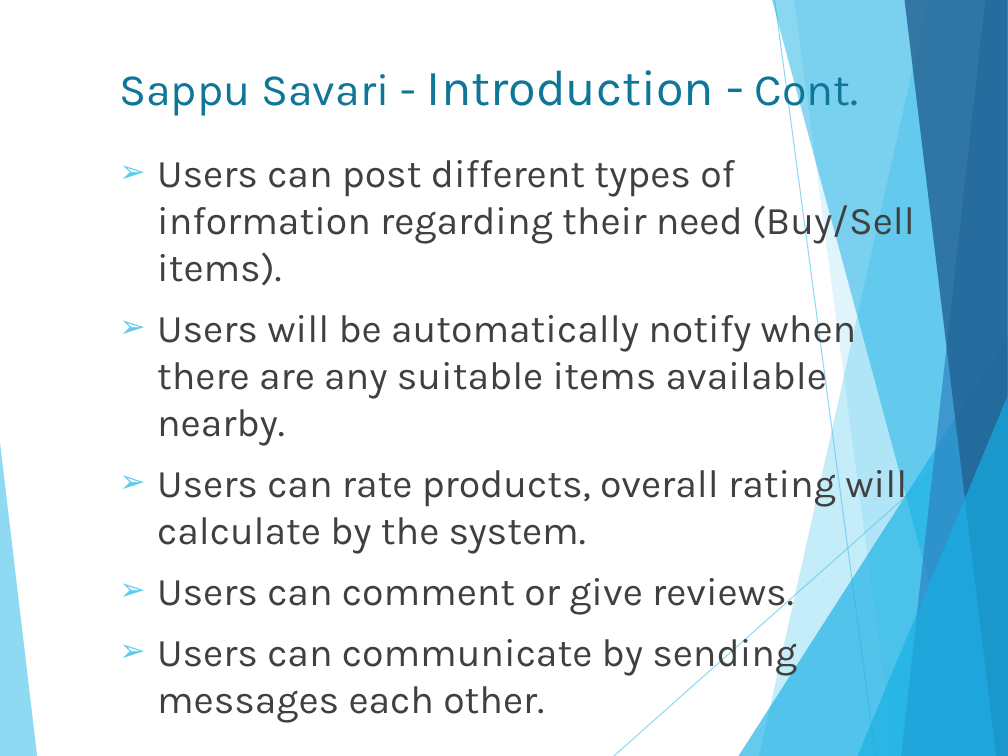
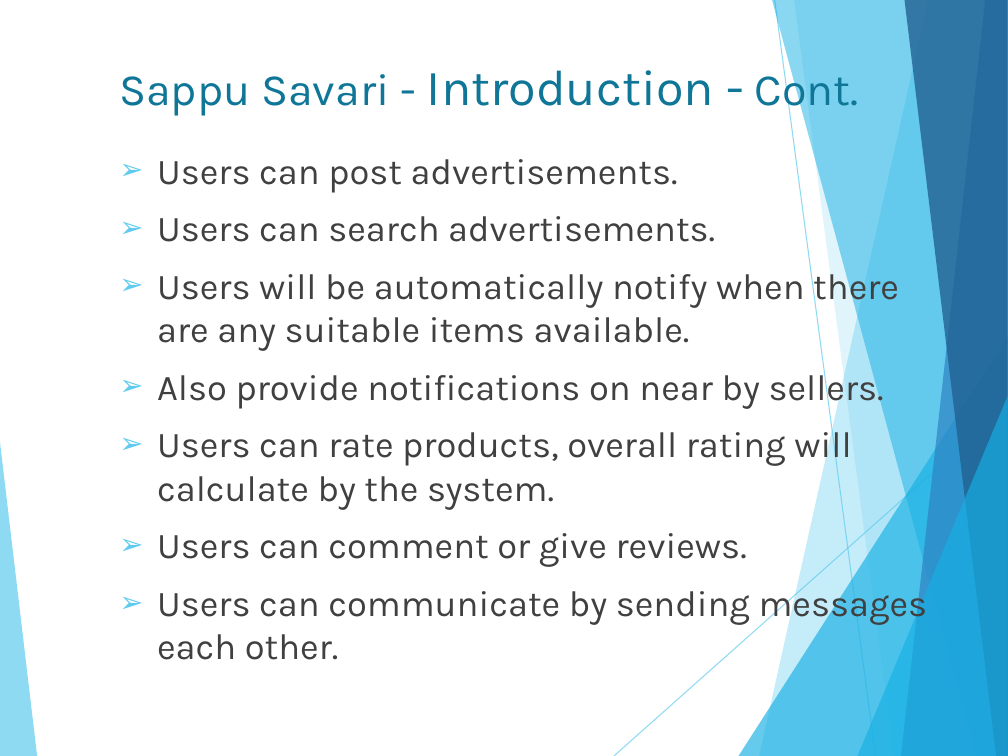
Before and after one commit to isurudewasurendra/SappuSavari, a slide deck: slide 4 of documentation/Location Based Mobile Marketing System.pptx. Drawn at 1008x756 pixels with LibreOffice and Linux fonts; fonts in the diff are those of the drawing. Boxes give left, top, right and bottom in pixels: in the first picture for what was removed or moved away, otherwise in the second. Text is boxed around its words. In the diff, an @@ line names an element or a change of style, - is before the commit and + after.

```diff
--- a/documentation/Location Based Mobile Marketing System.pptx
+++ b/documentation/Location Based Mobile Marketing System.pptx
@@ text at [157,159,899,409]: text changed; size 28 to 25.9 pt @@
-➢ Users can post different types of information regarding their need (Buy/Sell items).
-➢ Users will be automatically notify when there are any suitable items available nearby.
+➢ Users can post advertisements.
+➢ Users can search advertisements.
+➢ Users will be automatically notify when there are any suitable items available.
+➢ Also provide notifications on near by sellers.
@@ text at [157,424,928,660]: size 28 to 25.9 pt in "Users can rate products, overall rating will ...", "Users can comment or give reviews.", "Users can communicate by sending messages each ..." @@
```
Also in this commit, not shown: 11 other slides changed, 4 slides added, 7 slides removed, 21 other files.
